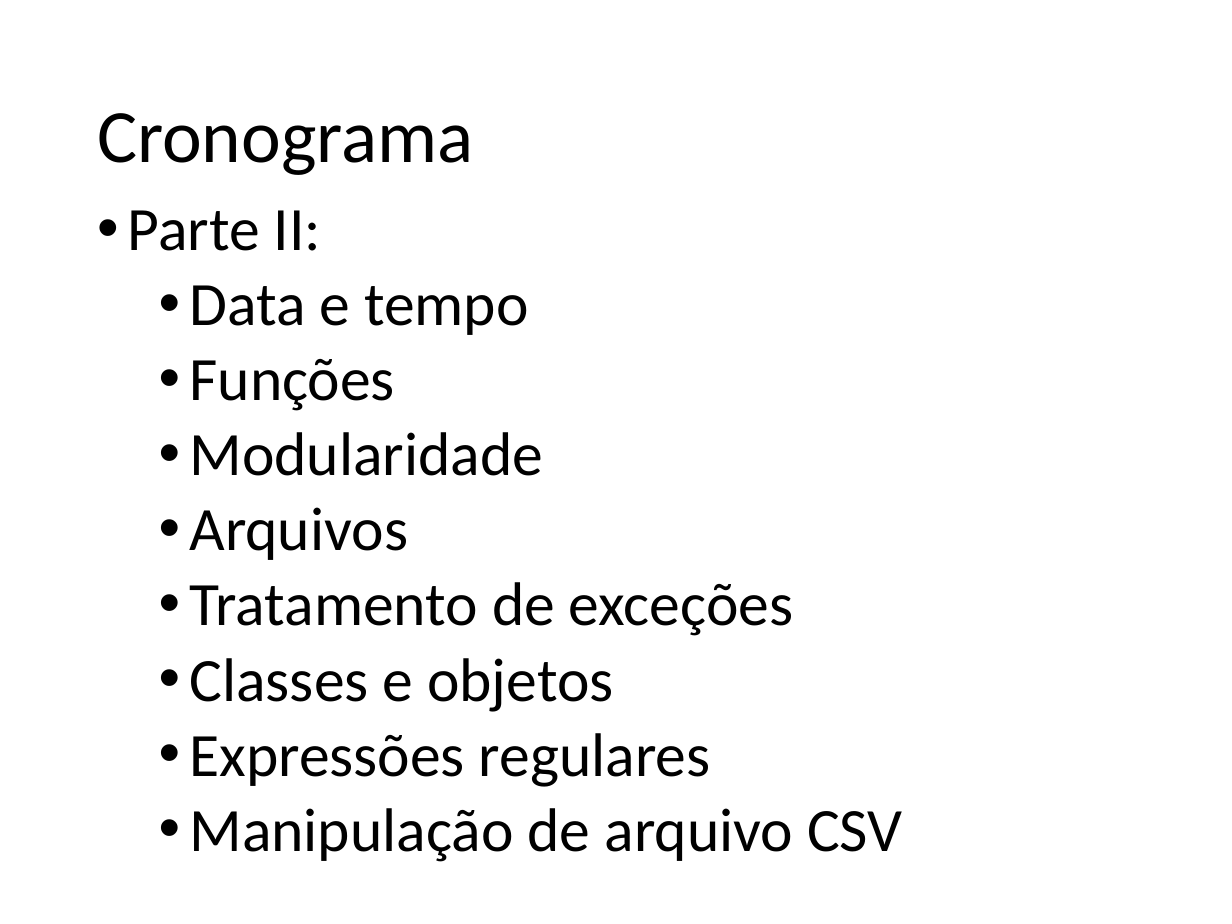
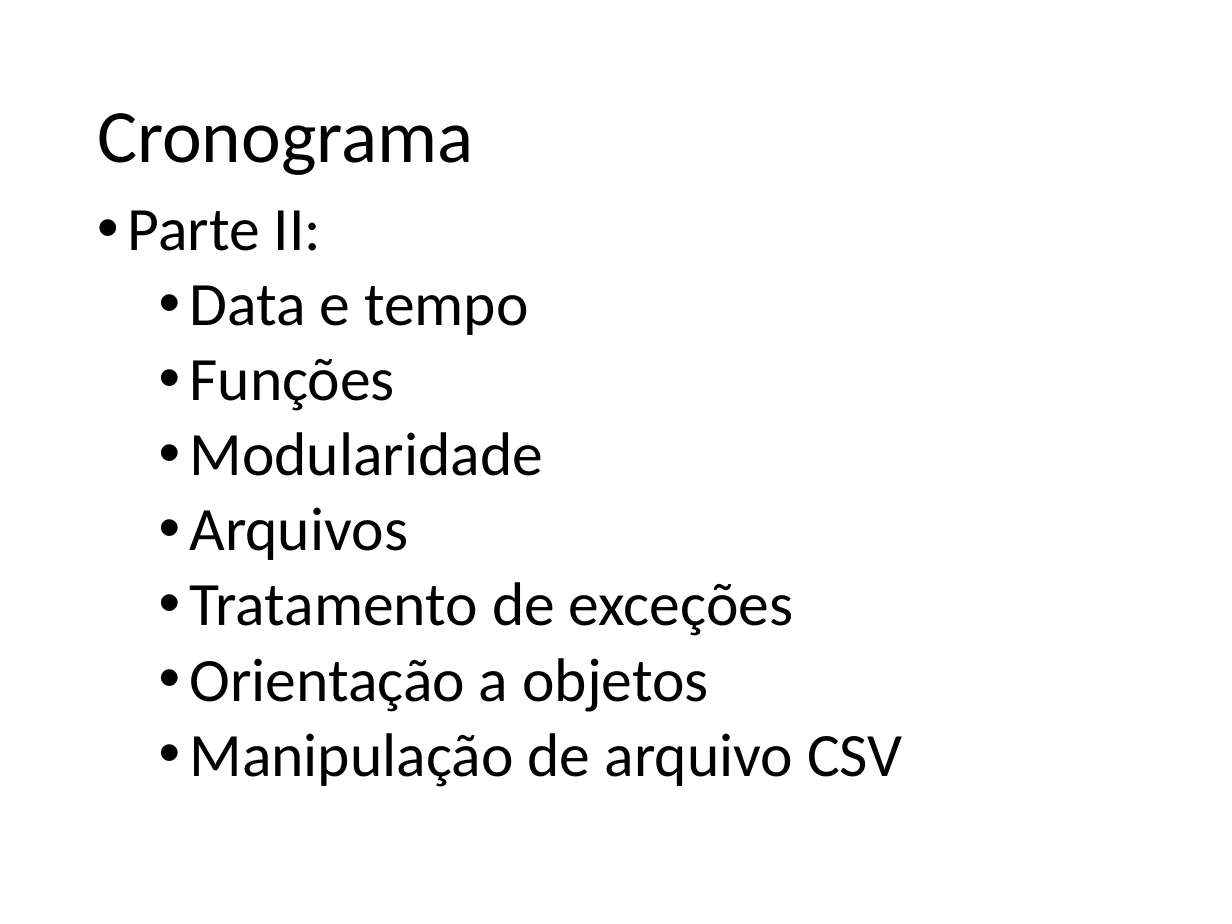
Before and after one commit to fernandoFernandeSantos/minicurso_python_2019, a slide deck: slide 4 of aula.pptx (slide 56 before the commit). Drawn at 1232x924 pixels with LibreOffice and Linux fonts; fonts in the diff are those of the drawing. Boxes give left, top, right and bottom in pixels: in the first picture for what was removed or moved away, otherwise in the second. Text is boxed around its words. In the diff, an @@ line names an element or a change of style, - is before the commit and + after.

```diff
--- a/aula.pptx
+++ b/aula.pptx
@@ text at (189,658,708,712): text changed @@
-  • Classes e objetos
-  • Expressões regulares
+  • Orientação a objetos
```
Also in this commit, not shown: 9 other slides changed, 10 slides added, 2 other files.
